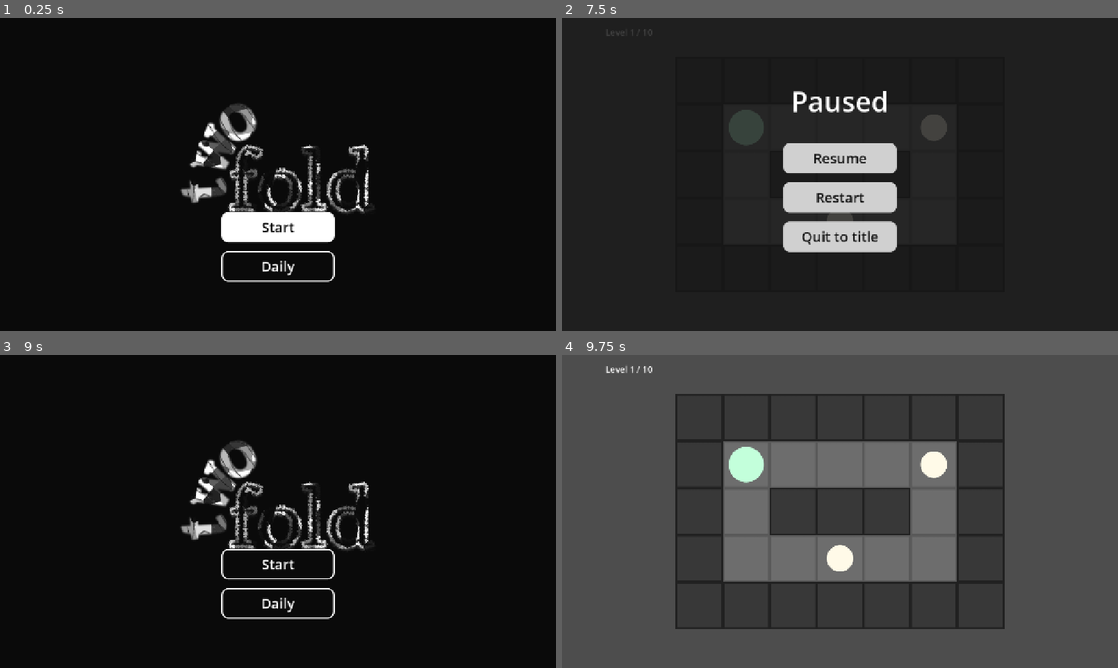
Above: before the commit, frames 1-4 (two rows, left to right).
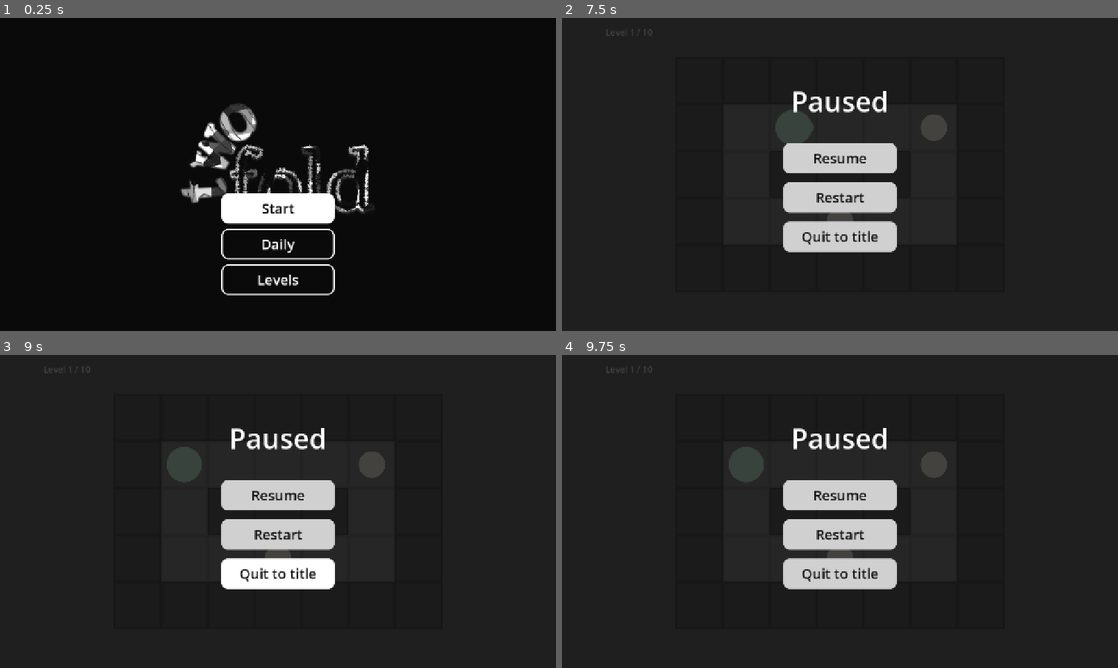
Above: after the commit, the same moments.

Repository: LowPolyPhosphorus/twofold
Game: Godot game, scene res://main.tscn
The game is run twice, just before and just after one commit, with the same random seed, the same clock (stepped at 60 frames per second) and the same inputs.
Inputs (mouse positions are in pixels of both pictures, inside the frame that each line leads up to):
- Up to frame 1 (0.25 s): no input
- Up to frame 2 (7.5 s): tap Enter (ui_accept) at 0.5, 1.35, 1.52, 1.82, 3.02, 3.32, 4.35, 4.52, 4.82, 6.02, 6.32, 7.35 s; move the mouse to (962, 158) at 0.52 s; hold Right (ui_right) 0.53-1.28 s; hold Enter (ui_accept) 0.53-1.28 s; tap R at 0.6, 1.55, 2.1, 3.05, 3.6, 4.55, 5.1, 6.05, 6.6 s; click (962, 158) at 0.67 s; move the mouse to (728, 190) at 1.27 s; hold Down (ui_down) 1.28-2.03 s; click (728, 190) at 1.42 s; move the mouse to (895, 105) at 2.02 s; hold Right (ui_right) 2.03-2.78 s; hold Enter (ui_accept) 2.03-2.78 s; click (895, 105) at 2.17 s; move the mouse to (812, 237) at 2.77 s; hold Up (ui_up) 2.78-3.53 s; tap Z at 2.85, 5.85 s; click (812, 237) at 2.92 s; move the mouse to (1006, 221) at 3.52 s; hold Enter (ui_accept) 3.53-4.28 s; hold Left (ui_left) 3.53-5.03 s; click (1006, 221) at 3.67 s; tap Escape at 4.15 s; move the mouse to (673, 127) at 4.27 s; click (673, 127) at 4.42 s; move the mouse to (867, 174) at 5.02 s; hold Down (ui_down) 5.03-5.78 s; hold Enter (ui_accept) 5.03-5.78 s; click (867, 174) at 5.17 s; move the mouse to (756, 96) at 5.77 s; hold Right (ui_right) 5.78-6.53 s; click (756, 96) at 5.92 s; move the mouse to (962, 158) at 6.52 s; hold Up (ui_up) 6.53-7.28 s; hold Enter (ui_accept) 6.53-7.28 s; click (962, 158) at 6.67 s; move the mouse to (728, 190) at 7.27 s; hold Right (ui_right) from 7.28 s (still down); click (728, 190) at 7.42 s
- Up to frame 3 (9 s): tap Enter (ui_accept) at 7.52, 7.82 s; tap R at 7.55, 8.1 s; move the mouse to (333, 442) at 8.02 s; release Right (ui_right) at 8.03 s; hold Down (ui_down) 8.03-8.78 s; hold Enter (ui_accept) 8.03-8.78 s; click (333, 442) at 8.17 s; move the mouse to (250, 574) at 8.77 s; hold Left (ui_left) from 8.78 s (still down); tap Z at 8.85 s; click (250, 574) at 8.92 s
- Up to frame 4 (9.75 s): tap Enter (ui_accept) at 9.02, 9.32 s; tap R at 9.05, 9.6 s; move the mouse to (1006, 558) at 9.52 s; release Left (ui_left) at 9.53 s; hold Up (ui_up) from 9.53 s (still down); hold Enter (ui_accept) from 9.53 s (still down); click (1006, 558) at 9.67 s

The runs differ from the first frame. In frame 1, 3.5% of the frame differs, in the area x 39-61%, y 56-89%; in frame 2, 1.1%; in frame 3, 17%; in frame 4, 96%, in the area x 0-100%, y 0-100%.

Commit message:
Add level select screen and show saved progress on the title screen

Diff:
--- a/Generator.gd
+++ b/Generator.gd
@@ -10,7 +10,11 @@
 	return d.year * 10000 + d.month * 100 + d.day
 
 static func daily() -> Dictionary:
-	return make(daily_seed())
+	var day := daily_seed()
+	var d := make(day)
+	if not d.is_empty():
+		d["day"] = day
+	return d
 
 static func make(seed_value: int) -> Dictionary:
 	for attempt in MAX_ATTEMPTS:
--- a/main.gd
+++ b/main.gd
@@ -40,6 +40,11 @@
 var lv := {}
 var daily_mode := false
 var daily_data := {}
+var best_moves := 0
+var daily_best := 0
+var on_levels := false
+var unlocked_cache := 0
+var best_cache: Array[int] = []
 
 func _ready() -> void:
 	for i in range(1, GOAL_FRAMES + 1):
@@ -47,11 +52,14 @@
 	for i in range(1, SPLIT_FRAMES + 1):
 		split_frames.append(load("res://art/split-transition/split-transition-%d.png" % i))
 	get_viewport().size_changed.connect(queue_redraw)
+	current = mini(Save.unlocked(), levels.size() - 1)
+	daily_best = Save.daily_moves(Generator.daily_seed())
 	load_level()
 
 func load_level() -> void:
 	level = daily_data.rows if daily_mode else levels[current]
 	lv = Rules.parse(level)
+	refresh_best()
 	walls.clear()
 	goals.clear()
 	blobs.clear()
@@ -80,6 +88,18 @@
 func check_win() -> void:
 	won = Rules.is_won(lv, blobs)
 
+func refresh_best() -> void:
+	best_moves = Save.daily_moves(daily_data.day) if daily_mode else Save.best(current)
+
+func save_win() -> void:
+	if daily_mode:
+		Save.record_daily(daily_data.day, history.size())
+		daily_best = Save.daily_moves(daily_data.day)
+	else:
+		Save.record(current, history.size())
+		Save.unlock(mini(current + 1, levels.size() - 1))
+	refresh_best()
+
 func doors_open() -> bool:
 	return Rules.doors_open(lv, blobs)
 
@@ -94,39 +114,39 @@
 	if on_title:
 		var click: bool = event is InputEventMouseButton and event.pressed and event.button_index == MOUSE_BUTTON_LEFT
 		var m := get_local_mouse_position()
+		if on_levels:
+			var esc: bool = event is InputEventKey and event.pressed and not event.echo and event.keycode == KEY_ESCAPE
+			if esc or (click and back_rect().has_point(m)):
+				on_levels = false
+			elif click:
+				for i in levels.size():
+					if i <= unlocked_cache and level_cell(i).has_point(m):
+						daily_mode = false
+						current = i
+						load_level()
+						on_levels = false
+						on_title = false
+						break
+			queue_redraw()
+			return
 		var key_hit: bool = event is InputEventKey and event.pressed and not event.echo and event.keycode != KEY_ESCAPE
 		if click and daily_rect().has_point(m):
-			print("daily clicked")
-			if daily_data.is_empty():
+			if daily_data.is_empty() or daily_data.day != Generator.daily_seed():
 				daily_data = Generator.daily()
-				print("daily empty? ", daily_data.is_empty())
 			if not daily_data.is_empty():
 				if not daily_mode:
 					daily_mode = true
 					load_level()
 				on_title = false
 				queue_redraw()
+		elif click and levels_rect().has_point(m):
+			open_levels()
 		elif (click and start_rect().has_point(m)) or key_hit:
 			if daily_mode:
 				daily_mode = false
 				load_level()
 			on_title = false
 			queue_redraw()
-		return
-	if paused:
-		if event is InputEventKey and event.pressed and not event.echo and event.keycode == KEY_ESCAPE:
-			paused = false
-		elif event is InputEventMouseButton and event.pressed and event.button_index == MOUSE_BUTTON_LEFT:
-			var m := get_local_mouse_position()
-			if pause_rect(0).has_point(m):
-				paused = false
-			elif pause_rect(1).has_point(m):
-				paused = false
-				load_level()
-			elif pause_rect(2).has_point(m):
-				paused = false
-				on_title = true
-		queue_redraw()
 		return
 	if event is InputEventKey and event.pressed and not event.echo:
 		if event.keycode == KEY_ESCAPE:
@@ -246,11 +266,27 @@
 
 func start_rect() -> Rect2:
 	var vp := get_viewport_rect().size
-	return Rect2(Vector2(vp.x / 2 - 130, vp.y * 0.62), Vector2(260, 70))
+	return Rect2(Vector2(vp.x / 2 - 130, vp.y * 0.56), Vector2(260, 70))
 
 func daily_rect() -> Rect2:
 	var r := start_rect()
-	return Rect2(r.position + Vector2(0, 90), r.size)
+	return Rect2(start_rect().position + Vector2(0, 82), Vector2(260, 70))
+
+func levels_rect() -> Rect2:
+	return Rect2(start_rect().position + Vector2(0, 164), Vector2(260, 70))
+
+func back_rect() -> Rect2:
+	return Rect2(Vector2(40, 40), Vector2(140, 50))
+
+func level_cell(i: int) -> Rect2:
+	var vp := get_viewport_rect().size
+	var cols := 5
+	var cell := Vector2(110, 110)
+	var gap := Vector2(16, 16)
+	var rows := ceili(float(levels.size()) / cols)
+	var total := Vector2(cols, rows) * cell + Vector2(cols - 1, rows - 1) * gap
+	var origin := (vp - total) / 2 + Vector2(0, 30)
+	return Rect2(origin + Vector2(i % cols, floori(float(i) / cols)) * (cell + gap), cell)
 
 func draw_title() -> void:
 	var vp := get_viewport_rect().size
@@ -268,7 +304,7 @@
 	box.set_border_width_all(3)
 	box.set_corner_radius_all(14)
 	draw_style_box(box, r)
-	draw_string(font, Vector2(r.position.x, r.position.y + 47), "Start", HORIZONTAL_ALIGNMENT_CENTER, r.size.x, 32, Color("ffffff") if hover else Color("0a0a0a"))
+	draw_string(font, Vector2(r.position.x, r.position.y + 47), ("Start" if current == 0 else "Continue  %d" % (current + 1)), HORIZONTAL_ALIGNMENT_CENTER, r.size.x, 32, Color("ffffff") if hover else Color("0a0a0a"))
 	var dr := daily_rect()
 	var dhover := dr.has_point(get_local_mouse_position())
 	var dbox := StyleBoxFlat.new()
@@ -278,6 +314,55 @@
 	dbox.set_corner_radius_all(14)
 	draw_style_box(dbox, dr)
 	draw_string(font, Vector2(dr.position.x, dr.position.y + 47), "Daily", HORIZONTAL_ALIGNMENT_CENTER, dr.size.x, 32, Color("0a0a0a") if dhover else Color("ffffff"))
+	var lr := levels_rect()
+	var lhover := lr.has_point(get_local_mouse_position())
+	var lbox := StyleBoxFlat.new()
+	lbox.bg_color = Color("ffffff") if lhover else Color("0a0a0a")
+	lbox.border_color = Color("ffffff")
+	lbox.set_border_width_all(3)
+	lbox.set_corner_radius_all(14)
+	draw_style_box(lbox, lr)
+	draw_string(font, Vector2(lr.position.x, lr.position.y + 47), "Levels", HORIZONTAL_ALIGNMENT_CENTER, lr.size.x, 32, Color("0a0a0a") if lhover else Color("ffffff"))
+
+func open_levels() -> void:
+	unlocked_cache = Save.unlocked()
+	best_cache.clear()
+	for i in levels.size():
+		best_cache.append(Save.best(i))
+	on_levels = true
+	queue_redraw()
+
+func draw_levels() -> void:
+	var vp := get_viewport_rect().size
+	var font := ThemeDB.fallback_font
+	var m := get_local_mouse_position()
+	draw_rect(Rect2(Vector2.ZERO, vp), Color("0a0a0a"))
+	draw_string(font, Vector2(0, vp.y * 0.14), "Levels", HORIZONTAL_ALIGNMENT_CENTER, vp.x, 48, Color("ffffff"))
+	for i in levels.size():
+		var r := level_cell(i)
+		var playable := i <= unlocked_cache
+		var hover := playable and r.has_point(m)
+		var box := StyleBoxFlat.new()
+		box.bg_color = Color("ffffff") if hover else Color("0a0a0a")
+		box.border_color = Color("ffffff") if playable else Color("444444")
+		box.set_border_width_all(3)
+		box.set_corner_radius_all(14)
+		draw_style_box(box, r)
+		var fg := Color("444444")
+		if playable:
+			fg = Color("0a0a0a") if hover else Color("ffffff")
+		draw_string(font, Vector2(r.position.x, r.position.y + 55), str(i + 1), HORIZONTAL_ALIGNMENT_CENTER, r.size.x, 40, fg)
+		if playable and best_cache[i] > 0:
+			draw_string(font, Vector2(r.position.x, r.position.y + 90), "best %d" % best_cache[i], HORIZONTAL_ALIGNMENT_CENTER, r.size.x, 18, fg)
+	var br := back_rect()
+	var bhover := br.has_point(m)
+	var bbox := StyleBoxFlat.new()
+	bbox.bg_color = Color("ffffff") if bhover else Color("0a0a0a")
+	bbox.border_color = Color("ffffff")
+	bbox.set_border_width_all(3)
+	bbox.set_corner_radius_all(12)
+	draw_style_box(bbox, br)
+	draw_string(font, Vector2(br.position.x, br.position.y + 35), "Back", HORIZONTAL_ALIGNMENT_CENTER, br.size.x, 24, Color("0a0a0a") if bhover else Color("ffffff"))
 
 func pause_rect(i: int) -> Rect2:
 	var vp := get_viewport_rect().size
@@ -299,7 +384,10 @@
 
 func _draw() -> void:
 	if on_title:
-		draw_title()
+		if on_levels:
+			draw_levels()
+		else:
+			draw_title()
 		return
 	draw_set_transform(board_pos(), 0.0, Vector2.ONE * board_scale())
 	var size := Vector2(TILE, TILE)
@@ -339,7 +427,9 @@
 	draw_set_transform(Vector2.ZERO, 0.0, Vector2.ONE)
 	var label := "Level %d / %d" % [current + 1, levels.size()]
 	if daily_mode:
-		label = "Daily par %d moves %d" % [daily_data.par, history.size()]
+		label = "Daily par%d moves %d" % [daily_data.par, history.size()]
+	if best_moves > 0:
+		label += "  best %d" % best_moves
 	draw_string(ThemeDB.fallback_font, Vector2(100, 40), label, HORIZONTAL_ALIGNMENT_LEFT, -1, 20)
 	if won:
 		var msg := "Solved! Space for next level, R to replay" if current < levels.size() - 1 else "All levels done! R to replay"
--- /dev/null
+++ b/save.gd
@@ -0,0 +1,41 @@
+class_name Save
+
+const PATH := "user://twofold.cfg"
+
+static func load_cfg() -> ConfigFile:
+	var cfg := ConfigFile.new()
+	cfg.load(PATH)
+	return cfg
+
+static func unlocked() -> int:
+	return int(load_cfg().get_value("progress", "unlocked", 0))
+
+static func unlock(level: int) -> void:
+	var cfg := load_cfg()
+	if level > int(cfg.get_value("progress", "unlocked", 0)):
+		cfg.set_value("progress", "unlocked", level)
+		cfg.save(PATH)
+
+static func best(level: int) -> int:
+	return int(load_cfg().get_value("best", str(level), 0))
+
+static func record(level: int, moves: int) -> void:
+	var cfg := load_cfg()
+	var old := int(cfg.get_value("best", str(level), 0))
+	if old == 0 or moves < old:
+		cfg.set_value("best", str(level), moves)
+		cfg.save(PATH)
+
+static func daily_moves(day: int) -> int:
+	var cfg := load_cfg()
+	if int(cfg.get_value("daily", "day", 0)) != day:
+		return 0
+	return int(cfg.get_value("daily", "moves", 0))
+
+static func record_daily(day: int, moves: int) -> void:
+	var old := daily_moves(day)
+	if old == 0 or moves < old:
+		var cfg := load_cfg()
+		cfg.set_value("daily", "day", day)
+		cfg.set_value("daily", "moves", moves)
+		cfg.save(PATH)
Not shown, added: save.gd.uid
Not shown, added: main.tscn171073422722.tmp
